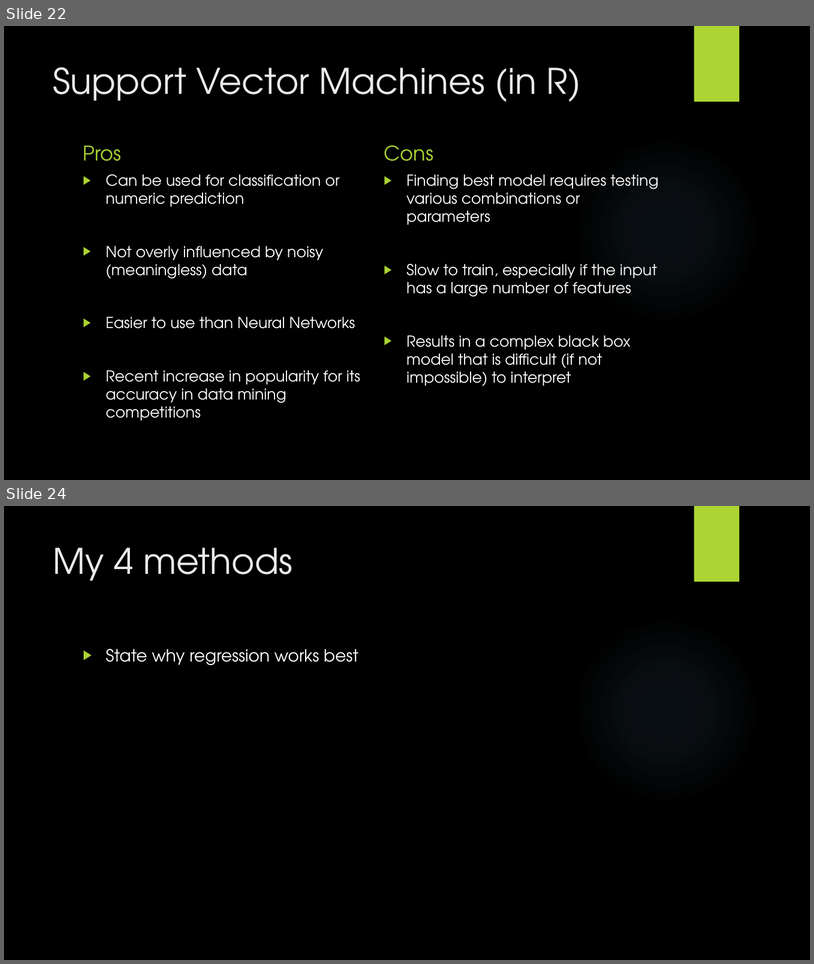
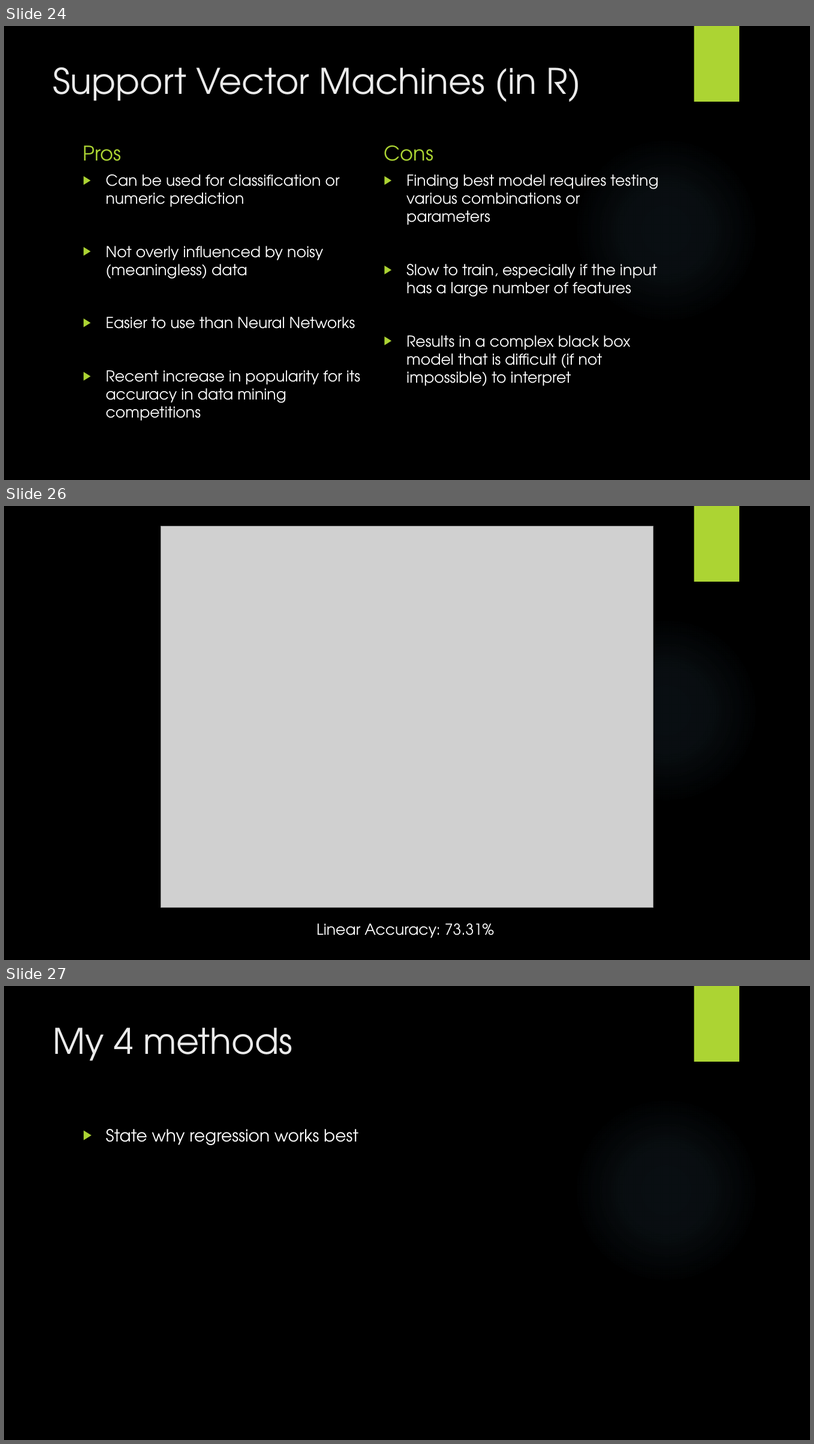
Before and after one commit to codyhock/Senior-Project, a slide deck: CHOCKfinal.pptx. Shown one above the other, each under a label of ours: slides 22 and 24 before the commit, slides 24, 26 and 27 after it; the slides between them are not shown. The pictures are 814x964 and 814x1444 pixels, drawn with LibreOffice and Linux fonts; fonts in the diff are those of the drawing; grey boxes stand for pictures; background and template pictures are left out. Boxes give left, top, right and bottom in pixels: in the first picture for what was removed or moved away, otherwise in the second. Text is boxed around its words. In the diff, an @@ line names an element or a change of style, - is before the commit and + after.

```diff
--- a/CHOCKfinal.pptx
+++ b/CHOCKfinal.pptx
@@ slide 26 added at [4,506,810,960], background picture (left out); not listed: 2 template elements that a slide beside it also shows @@
@@ picture added at [161,526,653,907] @@
@@ text added at [317,923,494,937], 18 pt, text #FFFFFF @@
+Linear Accuracy: 73.31%
@@ what was slide 22 is now slide 24 @@
@@ what was slide 24 is now slide 27 @@
```
Also in this commit, not shown: 5 slides changed, 5 other slides added, 3 slides removed, 3 other files.
